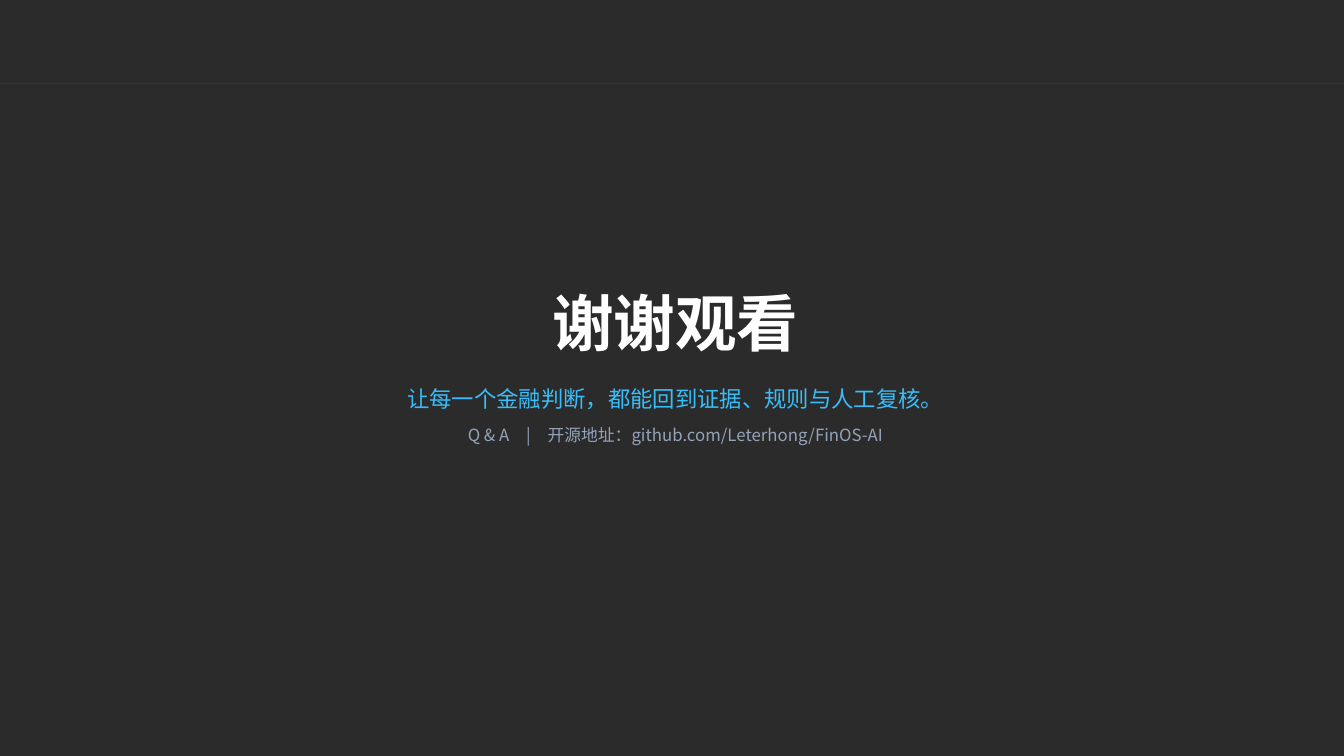
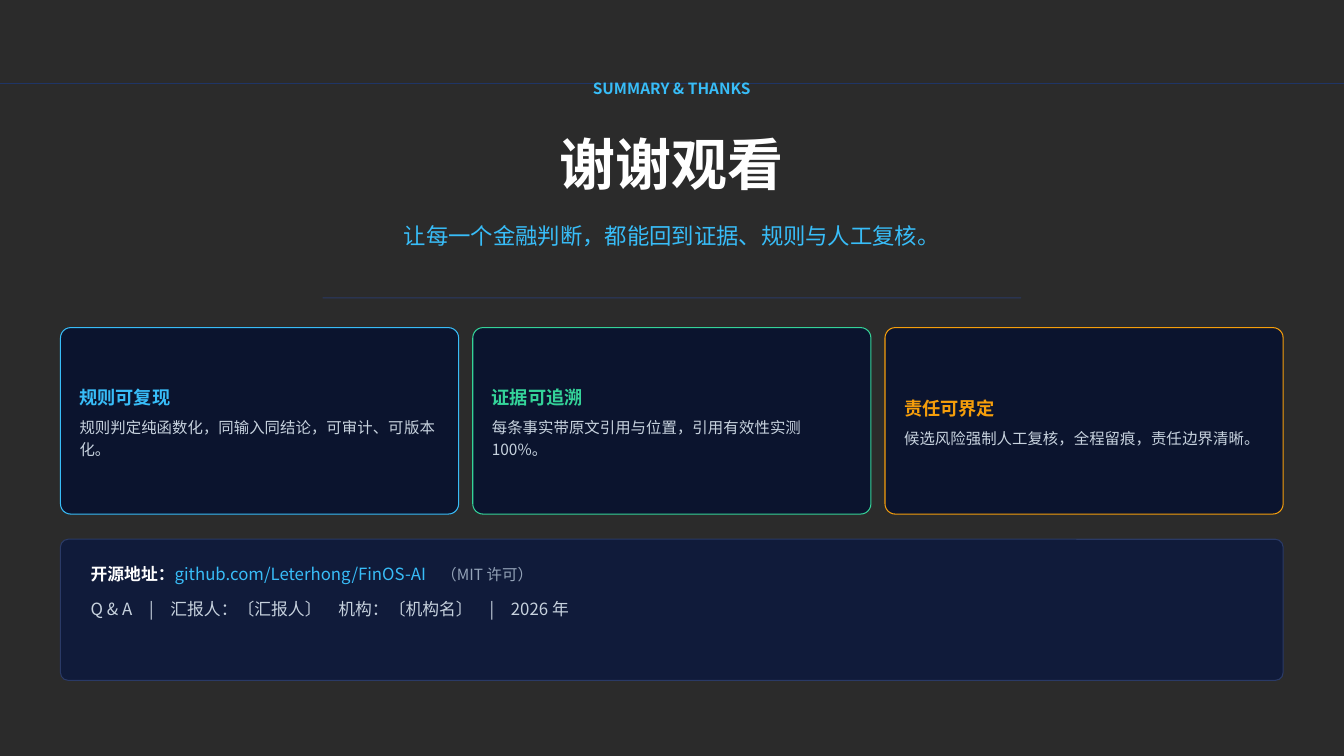
Before and after one commit to Leterhong/FinOS-AI, a slide deck: slide 17 of FinOS-AI-项目路演.pptx (slide 22 before the commit). Drawn at 1344x756 pixels with LibreOffice and Linux fonts; fonts in the diff are those of the drawing; background and template pictures are left out; a plain dark background stands for a picture behind light text. Boxes give left, top, right and bottom in pixels: in the first picture for what was removed or moved away, otherwise in the second. Text is boxed around its words. In the diff, an @@ line names an element or a change of style, - is before the commit and + after.

```diff
--- a/FinOS-AI-项目路演.pptx
+++ b/FinOS-AI-项目路演.pptx
@@ text added at [593,82,751,94], 11 pt, text #38BDF8, bold @@
+SUMMARY & THANKS
@@ text "谢谢观看": place and size @@
-text "谢谢观看" at [552,293,798,352]
+text "谢谢观看" at [560,137,784,190]
@@ text "谢谢观看" at [560,137,784,190]: size 44 to 40 pt; line spacing 1.25 to 1.2; less space between paragraphs; vertical alignment middle to top @@
@@ text "让每一个金融判断，都能回到证据、规则与人工复核。": place and size @@
-text "让每一个金融判断，都能回到证据、规则与人工复核。" at [407,388,943,445]
+text "让每一个金融判断，都能回到证据、规则与人工复核。" at [404,225,940,246]
@@ text "让每一个金融判断，都能回到证据、规则与人工复核。" at [404,225,940,246]: line spacing 1.25 to 1.2; less space between paragraphs @@
@@ rectangle added at [323,297,1021,298], fill #2A3A66 @@
@@ rounded rectangle added at [60,328,459,514], fill #0B142E, outline #38BDF8 0.75 pt, 11 pt, text #C7D2DE @@
+规则可复现
+规则判定纯函数化，同输入同结论，可审计、可版本化。
@@ rounded rectangle added at [473,328,871,514], fill #0B142E, outline #34D399 0.75 pt, 11 pt, text #C7D2DE @@
+证据可追溯
+每条事实带原文引用与位置，引用有效性实测 100%。
@@ rounded rectangle added at [885,328,1284,514], fill #0B142E, outline #F59E0B 0.75 pt, 11 pt, text #C7D2DE @@
+责任可界定
+候选风险强制人工复核，全程留痕，责任边界清晰。
@@ text at [468,427,883,445]: paragraph removed @@
-Q & A | 开源地址：github.com/Leterhong/FinOS-AI
@@ rounded rectangle added at [60,539,1284,681], fill #101B3A, outline #2A3A66 0.75 pt @@
@@ text added at [91,565,569,618], 12 pt, text #38BDF8 @@
+开源地址：github.com/Leterhong/FinOS-AI （MIT 许可）
+Q & A | 汇报人：〔汇报人〕 机构：〔机构名〕 | 2026 年
```
Also in this commit, not shown: 13 other slides changed, 3 slides added, 8 slides removed, 14 other files.
